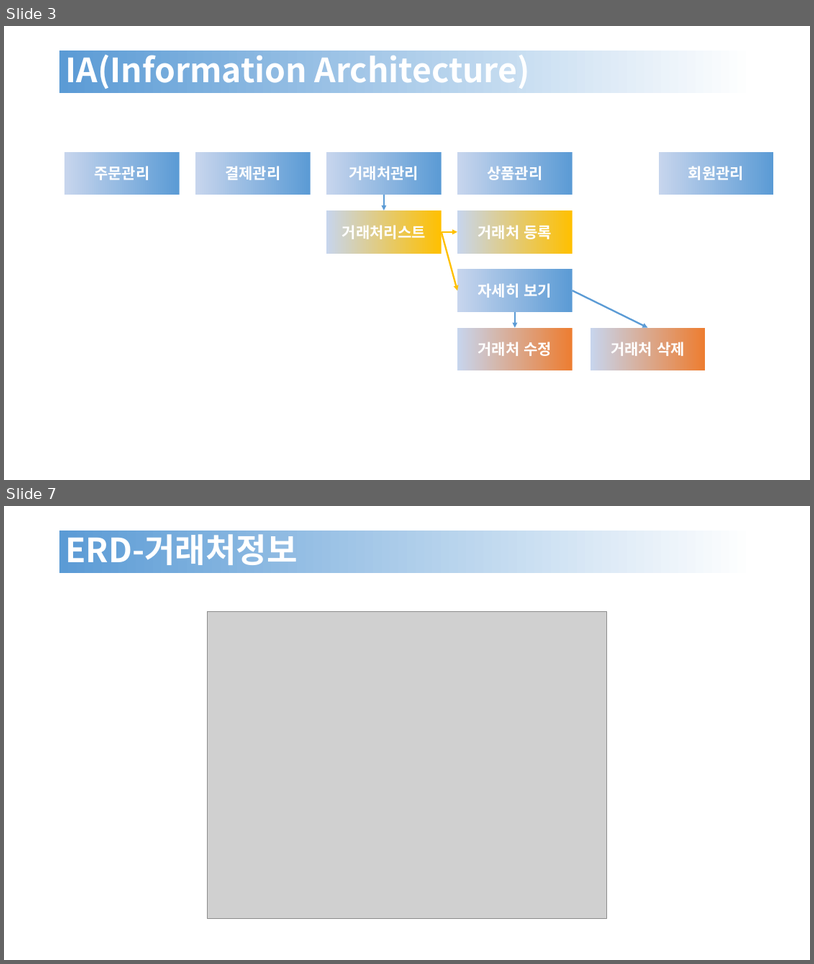
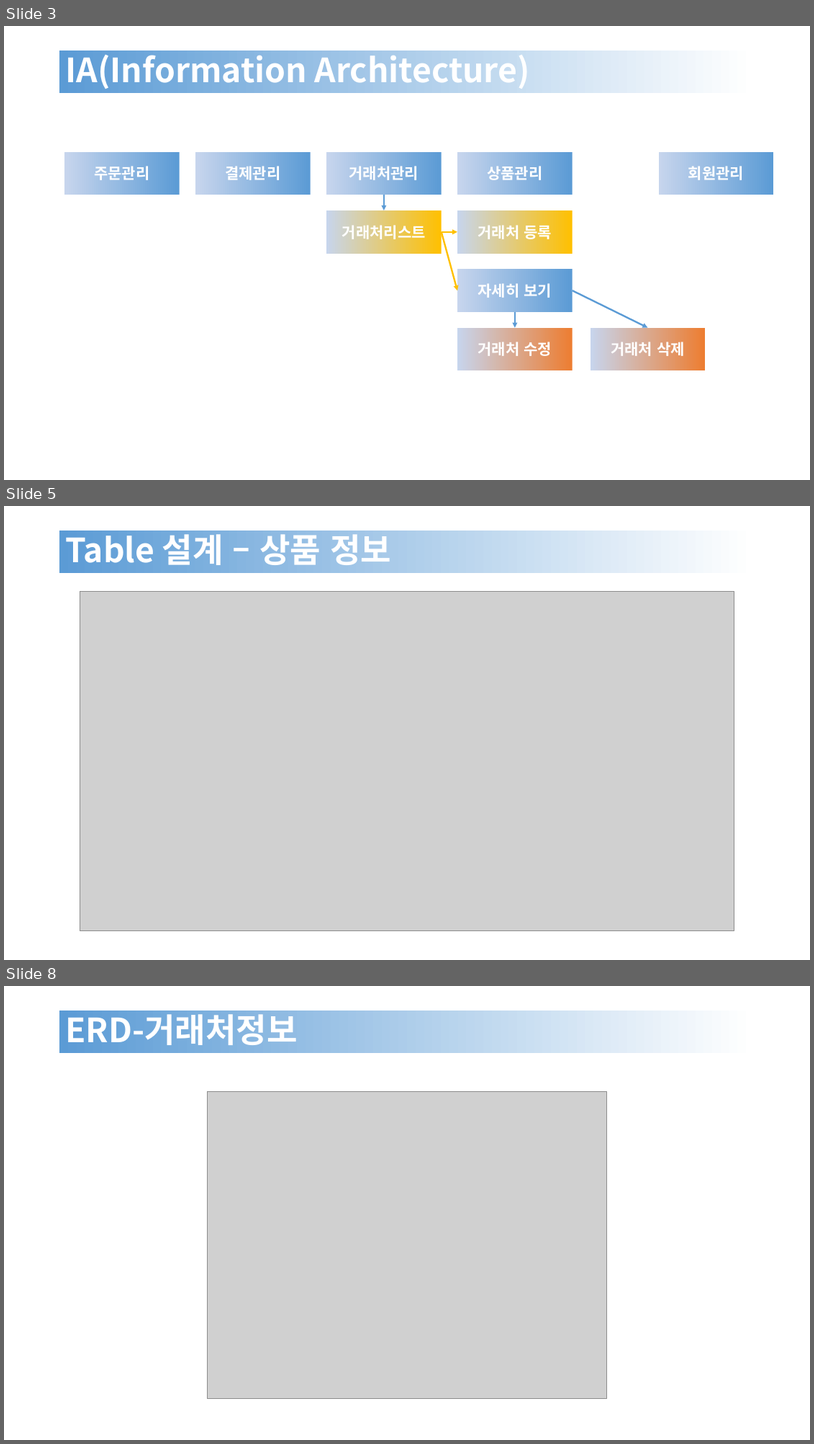
Before and after one commit to mookbin/NodeJS_2022_10, a slide deck: Node_ERP_V2/document/ERP_포트폴리오.pptx. Shown one above the other, each under a label of ours: slides 3 and 7 before the commit, slides 3, 5 and 8 after it; the slides between them are not shown. The pictures are 814x964 and 814x1444 pixels, drawn with LibreOffice and Linux fonts; fonts in the diff are those of the drawing; grey boxes stand for pictures. Boxes give left, top, right and bottom in pixels: in the first picture for what was removed or moved away, otherwise in the second. Text is boxed around its words. In the diff, an @@ line names an element or a change of style, - is before the commit and + after.

```diff
--- a/Node_ERP_V2/document/ERP_포트폴리오.pptx
+++ b/Node_ERP_V2/document/ERP_포트폴리오.pptx
@@ slide 5 added at (4, 506, 810, 960), background #FFFFFF @@
@@ title added at (59, 530, 756, 573), fill gradient #F6F8FC to #FFFFFF to #5B9BD5, 39.6 pt, text #FFFFFF, bold @@
+Table 설계 – 상품 정보
@@ picture added at (80, 591, 734, 932) @@
@@ what was slide 7 is now slide 8 @@
```
Also in this commit, not shown: 3 other slides added, 1 slide removed, 41 other files.
